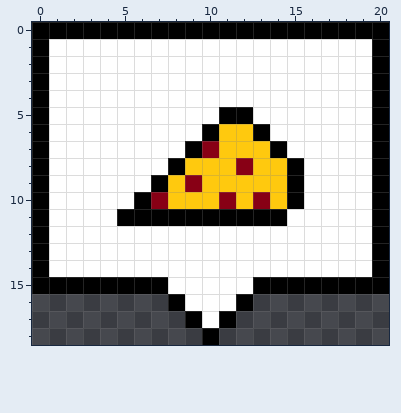
Two versions of one pixel-art sprite, ApocalypticPizzaDash/ApocalypticPizzaDash/Content/Delivery2.png. Above: the version before the commit.
The file is 42x38 pixels, drawn in blocks of 2x2; one block is one cell here. Colours within 5 levels of each other are drawn and written as one.
And afterwards:
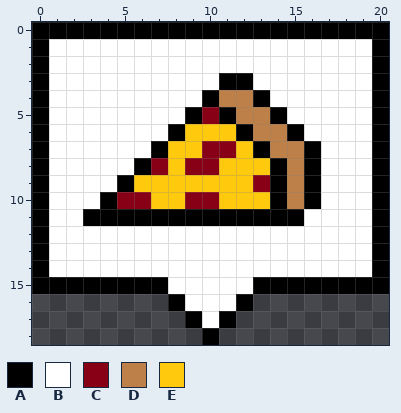
Palette (. is transparent): A #000000  B #ffffff  C #880015  D #bd8048  E #ffc90e
From old to new:
Colour B gives way to colour A in row 3 at x 11 to 12; in row 4 at x 10 and 13; in row 5 at x 9 and 14; in row 6 at x 8 and 15; in row 7 at x 7 and 16; in row 8 at x 6 and 16.
Colour B gives way to colour A in row 9 at x 5 and 16; in row 10 at x 4 and 16; in row 11 at x 3 to 4 and 15.
Colour E gives way to colour A in row 6 at x 12; in row 7 at x 13; in rows 8 to 10 at x 14.
Colour A gives way to colour C in row 10 at x 6.
Colour B gives way to colour C in row 5 at x 10; in row 8 at x 7; in row 10 at x 5.
Colour E gives way to colour C in row 7 at x 11; in row 8 at x 9 to 10; in row 9 at x 13; in row 10 at x 9 to 10.
Colour A gives way to colour D in row 5 at x 12; in row 6 at x 13; in row 7 at x 14; in rows 8 to 10 at x 15.
Colour B gives way to colour D in row 4 at x 11 to 12; in row 5 at x 13; in row 6 at x 14; in row 7 at x 15.
Colour A gives way to colour E in row 6 at x 10; in row 7 at x 9; in row 8 at x 8; in row 9 at x 7.
Colour B gives way to colour E in row 6 at x 9; in row 7 at x 8; in row 9 at x 6.
Colour C gives way to colour E in row 8 at x 12; in row 9 at x 9; in row 10 at x 7, 11 and 13.
Changed places in both pictures, as pixel boxes (x1, y1, x2, y2):
changed: (83, 73, 321, 226)
